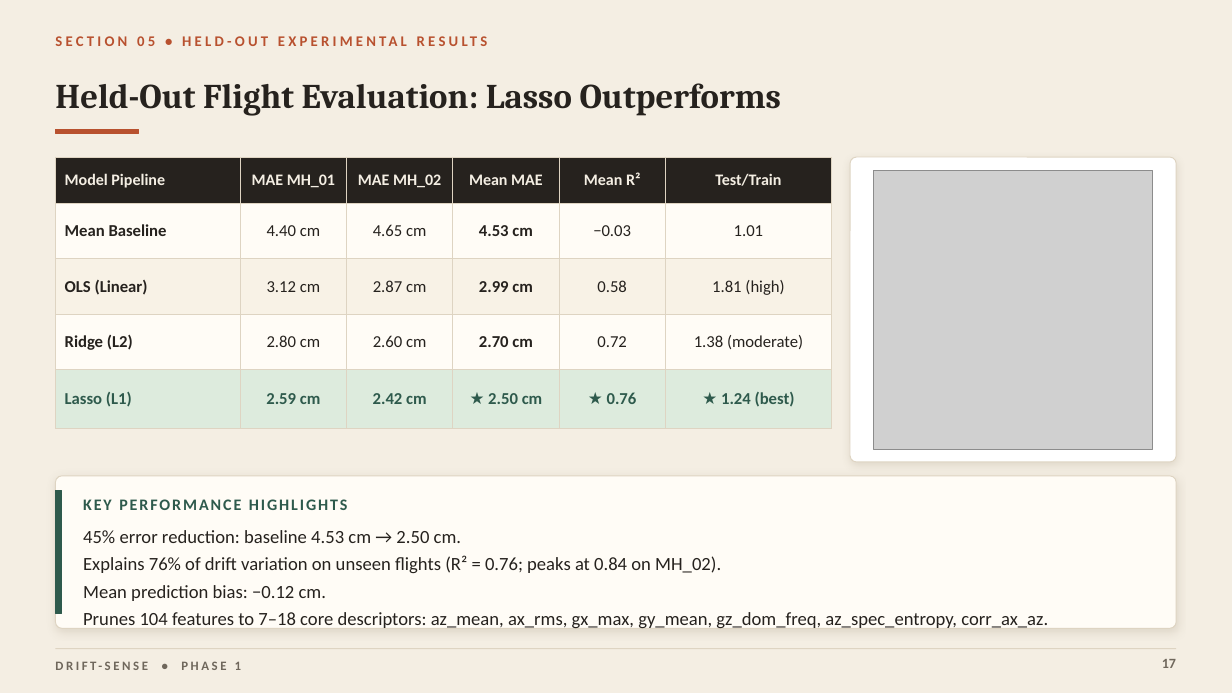
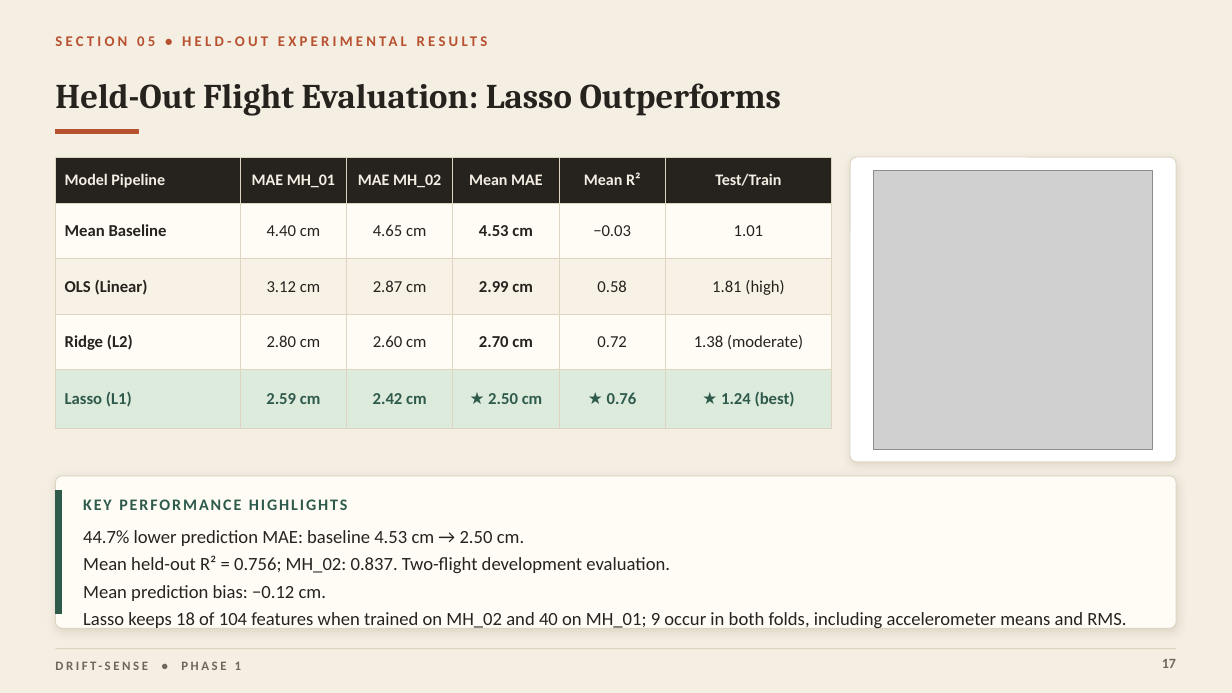
Before and after one commit to Dadi-Dinesh/Drift-Sense, a slide deck: slide 17 of reports/midsem/presentation.pptx. Drawn at 1232x693 pixels with LibreOffice and Linux fonts; fonts in the diff are those of the drawing; grey boxes stand for pictures. Boxes give left, top, right and bottom in pixels: in the first picture for what was removed or moved away, otherwise in the second. Text is boxed around its words. In the diff, an @@ line names an element or a change of style, - is before the commit and + after.

```diff
--- a/reports/midsem/presentation.pptx
+++ b/reports/midsem/presentation.pptx
@@ text at (x1=83, y1=530, x2=670, y2=573): text changed @@
-45% error reduction: baseline 4.53 cm → 2.50 cm.
-Explains 76% of drift variation on unseen flights (R² = 0.76; peaks at 0.84 on MH_02).
+44.7% lower prediction MAE: baseline 4.53 cm → 2.50 cm.
+Mean held-out R² = 0.756; MH_02: 0.837. Two-flight development evaluation.
@@ text at (x1=83, y1=612, x2=1126, y2=629): text changed @@
-Prunes 104 features to 7–18 core descriptors: az_mean, ax_rms, gx_max, gy_mean, gz_dom_freq, az_spec_entropy, corr_ax_az.
+Lasso keeps 18 of 104 features when trained on MH_02 and 40 on MH_01; 9 occur in both folds, including accelerometer means and RMS.
```
Also in this commit, not shown: 7 other slides changed, 1 slide removed.
